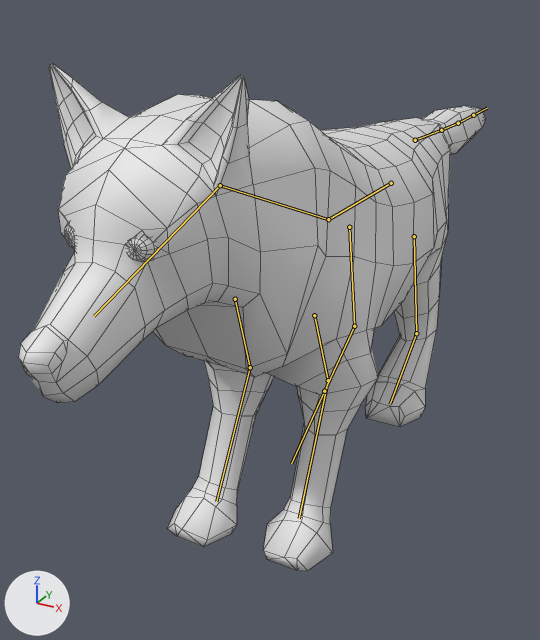
One commit to the FBX model Assets/Resources/Prefabs/Units/Enemy/Wolf/new/b_r_w_animated (1).fbx: the scene before it, then after it.
Rendered twice from a 50 mm camera at (0.83, -1.94, 1.35) aimed at (-0.19, -0.07, 0.42). Every picture has the same lights, and +X, +Y and +Z are marked at lower left. The first picture is the older version. Both versions are drawn at frame 1 of the action 'Wolf_armature|Boar_armatureAction'; the numbers are the values there. The bones that change, and the others that lie on the model, are drawn over the model as lines. Mesh edges are drawn as thin lines.

Names of what the first picture shows: 'Base_Wolf'.
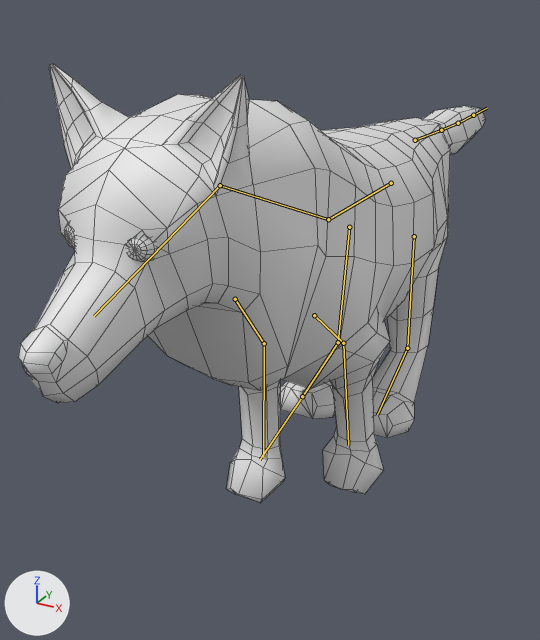
Boxes [x1, y1, x2, y2] around the edits, measured in the pictures (540 x 640 px):
'Base_Wolf', posed (13% shorter): before [19, 64, 486, 570]; after [19, 64, 486, 503]
bone 'Bone.006', root to tip: before (314, 315) to (328, 380); after (314, 315) to (343, 343)
bone 'Bone.007', root to tip: before (328, 380) to (299, 518); after (343, 343) to (348, 445)
bone 'Bone.008', root to tip: before (414, 236) to (416, 333); after (414, 236) to (407, 348)
bone 'Bone.009', root to tip: before (416, 333) to (390, 404); after (407, 348) to (377, 414)
bone 'Bone.010', root to tip: before (235, 299) to (250, 367); after (235, 299) to (264, 343)
bone 'Bone.011', root to tip: before (250, 367) to (216, 501); after (264, 343) to (263, 457)
bone 'Bone.012', root to tip: before (349, 227) to (354, 326); after (349, 227) to (338, 342)
bone 'Bone.013', root to tip: before (354, 326) to (324, 391); after (338, 342) to (302, 396)

What changed in the scene script:
```text
Change bone_bone_006:
    where bone_bone_006 = bpy.data.objects['Wolf_armature'].pose.bones['Bone.006']
    bone_bone_006.rotation_quaternion: (1.0, 0.0, 0.0, 0.004) -> (0.971, 0.0, 0.0, -0.238)  # degrees (0, 0, 0) -> degrees (0, 0, -28)
Change bone_bone_007:
    where bone_bone_007 = bpy.data.objects['Wolf_armature'].pose.bones['Bone.007']  # child of 'Bone.006'
    bone_bone_007.rotation_quaternion: (1.0, 0.0, 0.0, 0.004) -> (0.998, 0.0, 0.0, -0.07)  # degrees (0, 0, 1) -> degrees (0, 0, -8)
Change bone_bone_008:
    where bone_bone_008 = bpy.data.objects['Wolf_armature'].pose.bones['Bone.008']
    bone_bone_008.rotation_quaternion: (1.0, 0.0, 0.0, -0.026) -> (0.996, 0.0, 0.0, 0.092)  # degrees (0, 0, -3) -> degrees (0, 0, 11)
Change bone_bone_009:
    where bone_bone_009 = bpy.data.objects['Wolf_armature'].pose.bones['Bone.009']  # child of 'Bone.008'
    bone_bone_009.rotation_quaternion: (0.995, 0.0, 0.0, 0.095) -> (0.999, 0.0, 0.0, 0.053)  # degrees (0, 0, 11) -> degrees (0, 0, 6)
Change bone_bone_010:
    where bone_bone_010 = bpy.data.objects['Wolf_armature'].pose.bones['Bone.010']
    bone_bone_010.rotation_quaternion: (0.999, 0.0, 0.0, 0.053) -> (0.991, 0.0, 0.0, -0.13)  # degrees (0, 0, 6) -> degrees (0, 0, -15)
Change bone_bone_011:
    where bone_bone_011 = bpy.data.objects['Wolf_armature'].pose.bones['Bone.011']  # child of 'Bone.010'
    bone_bone_011.rotation_quaternion: (1.0, 0.0, 0.0, 0.004) -> (0.998, 0.0, 0.0, -0.07)  # degrees (0, 0, 1) -> degrees (0, 0, -8)
Change bone_bone_012:
    where bone_bone_012 = bpy.data.objects['Wolf_armature'].pose.bones['Bone.012']
    bone_bone_012.rotation_quaternion: (1.0, 0.0, 0.0, 0.012) -> (0.982, 0.0, 0.0, 0.188)  # degrees (0, 0, 1) -> degrees (0, 0, 22)
Change bone_bone_013:
    where bone_bone_013 = bpy.data.objects['Wolf_armature'].pose.bones['Bone.013']  # child of 'Bone.012'
    bone_bone_013.rotation_quaternion: (0.995, 0.0, 0.0, 0.095) -> (0.999, 0.0, 0.0, 0.053)  # degrees (0, 0, 11) -> degrees (0, 0, 6)
```
